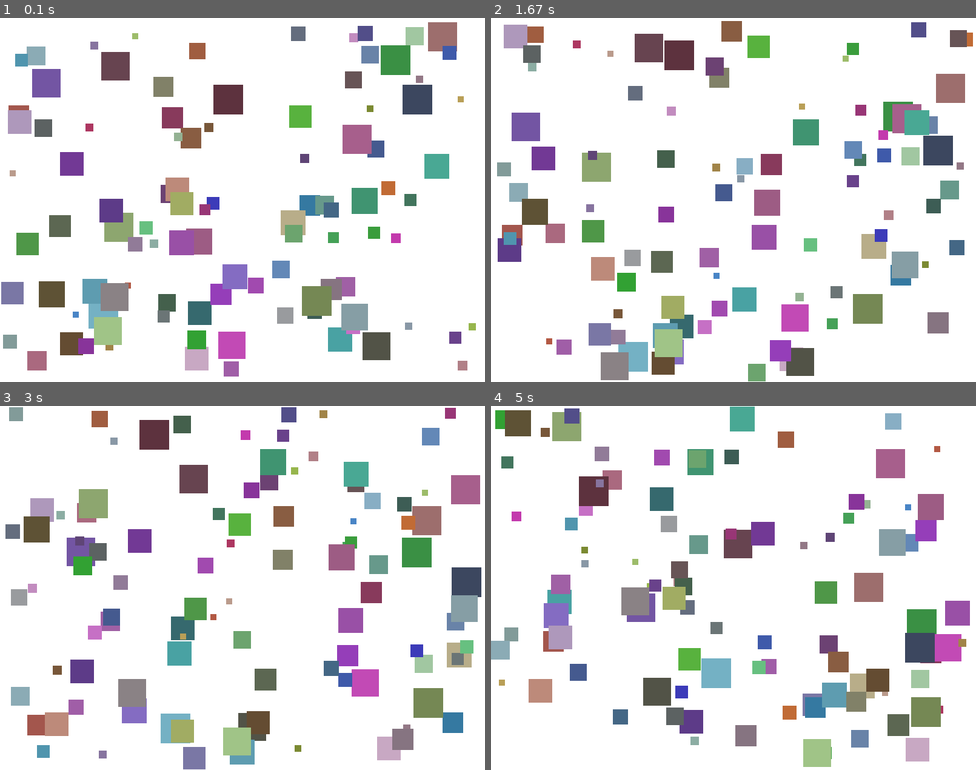
Above: before the commit, frames 1-4 (two rows, left to right).
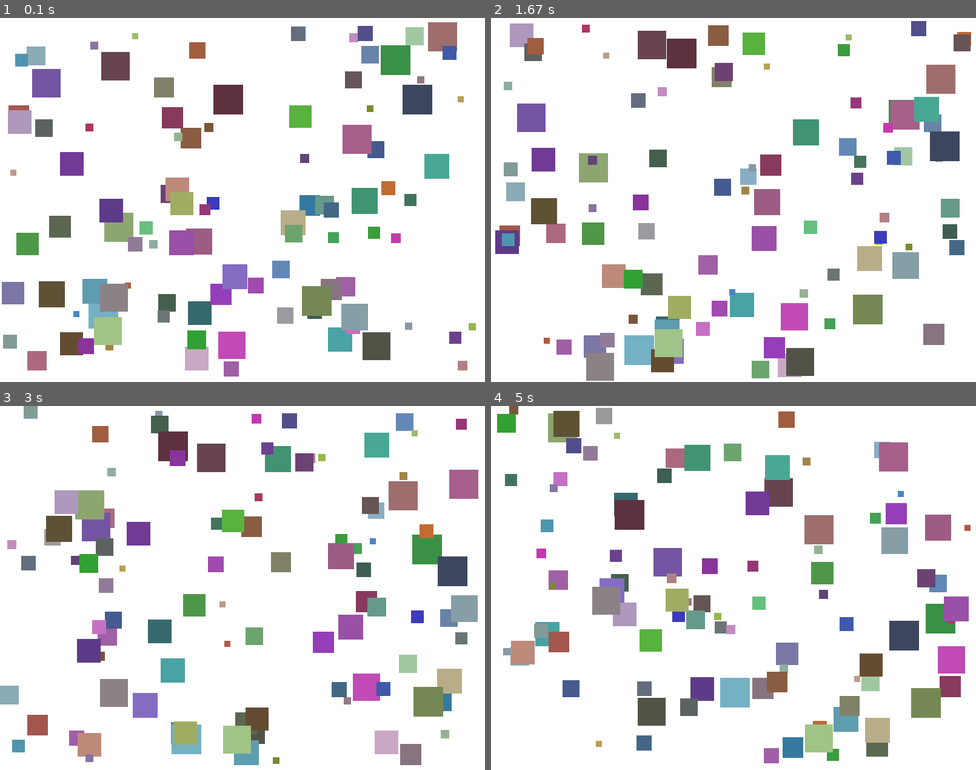
Above: after the commit, the same moments.

Repository: demod-s-tmg/lab8-pygame
Game: pygame game, started from main.py
Same seed, same stepped clock (60 frames per second), same inputs: the game is played once before the commit and once after it.
Inputs:
- Up to frame 1 (0.1 s): no input
- Up to frame 2 (1.67 s): no input
- Up to frame 3 (3 s): no input
- Up to frame 4 (5 s): no input

The runs differ from the first frame. In frame 1, 0.2% of the frame differs, in the area x 0-88%, y 6-83%; in frame 2, 13%; in frame 3, 23%; in frame 4, 29%, in the area x 0-99%, y 0-100%.

Commit message:
feat: random speed jittering

Diff:
--- a/main.py
+++ b/main.py
@@ -13,6 +13,8 @@
 GLOBAL_MAX_SPEED = 4.0
 V_MAX = GLOBAL_MAX_SPEED
 V_MIN = 1.0
+JITTER_PROBABILITY = 0.04
+MAX_JITTER_ANGLE = 0.12  # Radians; about 6.9 degrees
 
 BACKGROUND_COLOR = (255, 255, 255)
 FPS = 60
@@ -40,6 +42,15 @@
         )
 
     def update(self):
+        if random.random() < JITTER_PROBABILITY:
+            current_angle = math.atan2(self.vy, self.vx)
+            jitter = random.uniform(-MAX_JITTER_ANGLE, MAX_JITTER_ANGLE)
+            new_angle = current_angle + jitter
+
+            speed = min(math.hypot(self.vx, self.vy), self.max_speed)
+            self.vx = math.cos(new_angle) * speed
+            self.vy = math.sin(new_angle) * speed
+
         self.x += self.vx
         self.y += self.vy
 
Not shown, changed: JOURNAL.md
